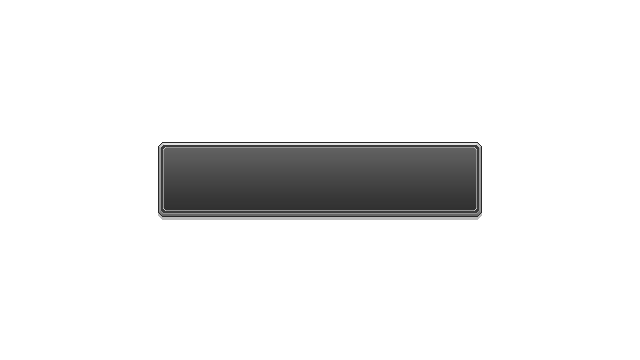
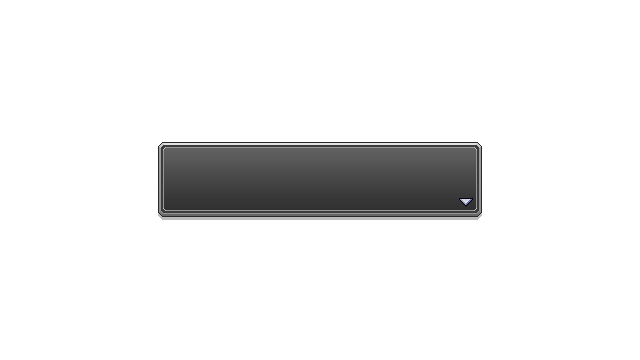
Comparing the layer stacks of the two (640, 360) images. Changes:
added layer "next_page" above "window" over (459, 198, 473, 207)
